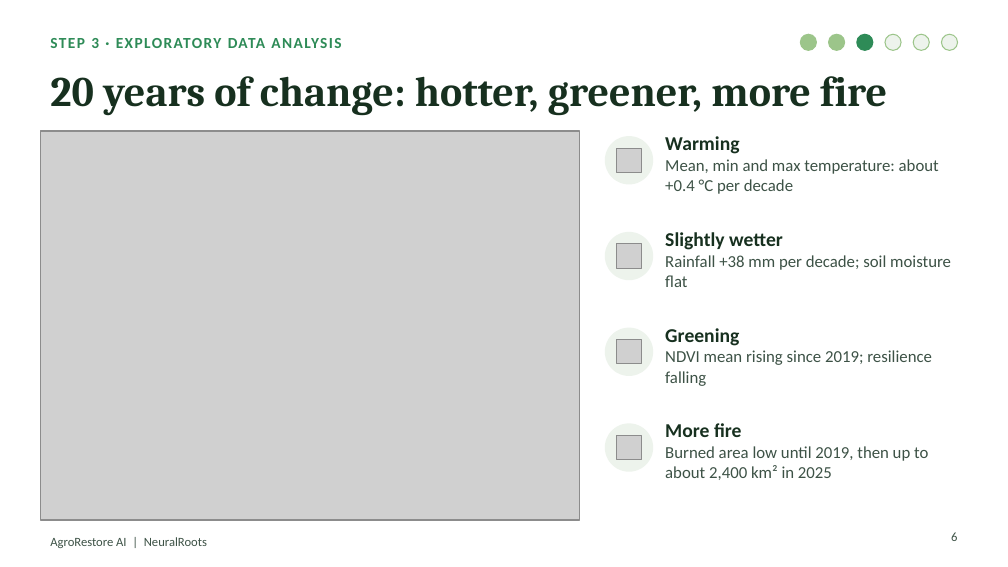
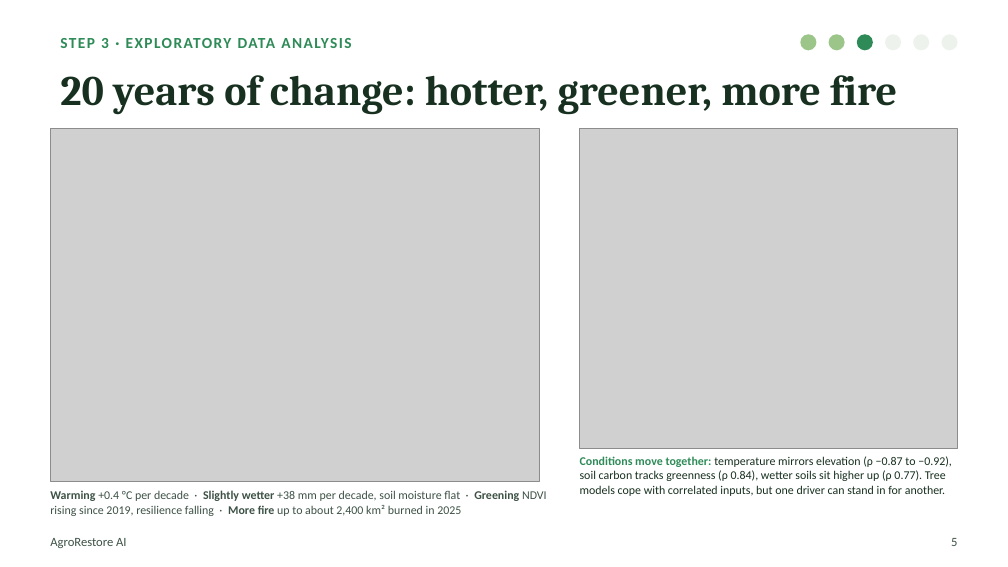
Before and after one commit to TypsonRS/ds-capstoneKSD, a slide deck: slide 5 of PROJECT_DATA_SCIENCE/presentation/AgroRestoreAI_DemoDay.pptx (slide 6 before the commit). Drawn at 1008x567 pixels with LibreOffice and Linux fonts; fonts in the diff are those of the drawing; grey boxes stand for pictures. Boxes give left, top, right and bottom in pixels: in the first picture for what was removed or moved away, otherwise in the second. Text is boxed around its words. In the diff, an @@ line names an element or a change of style, - is before the commit and + after.

```diff
--- a/PROJECT_DATA_SCIENCE/presentation/AgroRestoreAI_DemoDay.pptx
+++ b/PROJECT_DATA_SCIENCE/presentation/AgroRestoreAI_DemoDay.pptx
@@ text "STEP 3 · EXPLORATORY DATA ..." at (60,38,351,48): vertical alignment middle to top @@
@@ title "20 years of change: hotter, ..." at (60,75,897,115): vertical alignment middle to top @@
@@ outline #9CC58A 0.75 pt to none in 3 elements at (885,34,901,50), (913,34,929,50), (941,34,958,50) @@
@@ picture: place and size @@
-picture at (40,131,580,520)
+picture at (50,129,539,482)
@@ picture added at (580,129,958,449) @@
@@ ellipse removed at (605,136,653,184) @@
@@ picture removed at (617,148,641,172) @@
@@ text removed at (665,136,939,194) @@
-Warming
-Mean, min and max temperature: about +0.4 °C per decade
@@ ellipse removed at (605,232,653,280) @@
@@ text removed at (665,232,951,287) @@
-Slightly wetter
-Rainfall +38 mm per decade; soil moisture flat
@@ picture removed at (617,244,641,268) @@
@@ ellipse removed at (605,328,653,376) @@
@@ text removed at (665,328,932,386) @@
-Greening
-NDVI mean rising since 2019; resilience falling
@@ picture removed at (617,340,641,364) @@
@@ ellipse removed at (605,423,653,472) @@
@@ picture removed at (617,435,641,460) @@
@@ text removed at (665,423,928,480) @@
-More fire
-Burned area low until 2019, then up to about 2,400 km² in 2025
@@ text added at (580,456,952,496), 8.5 pt, text #17301F @@
+Conditions move together: temperature mirrors elevation (ρ −0.87 to −0.92), soil carbon tracks greenness (ρ 0.84), wetter soils sit higher up (ρ 0.77). Tree models cope with correlated inputs, but one driver can stand in for another.
@@ text added at (50,490,547,516), 8.5 pt, text #3D5246 @@
+Warming +0.4 °C per decade · Slightly wetter +38 mm per decade, soil moisture flat · Greening NDVI rising since 2019, resilience falling · More fire up to about 2,400 km² burned in 2025
@@ text removed at (50,537,207,548) @@
-AgroRestore AI | NeuralRoots
@@ text "5" at (951,538,957,546): vertical alignment top to middle @@
@@ text at (951,538,957,546): text changed @@
-6
+5
```
Also in this commit, not shown: 10 other slides changed, 8 slides removed.
